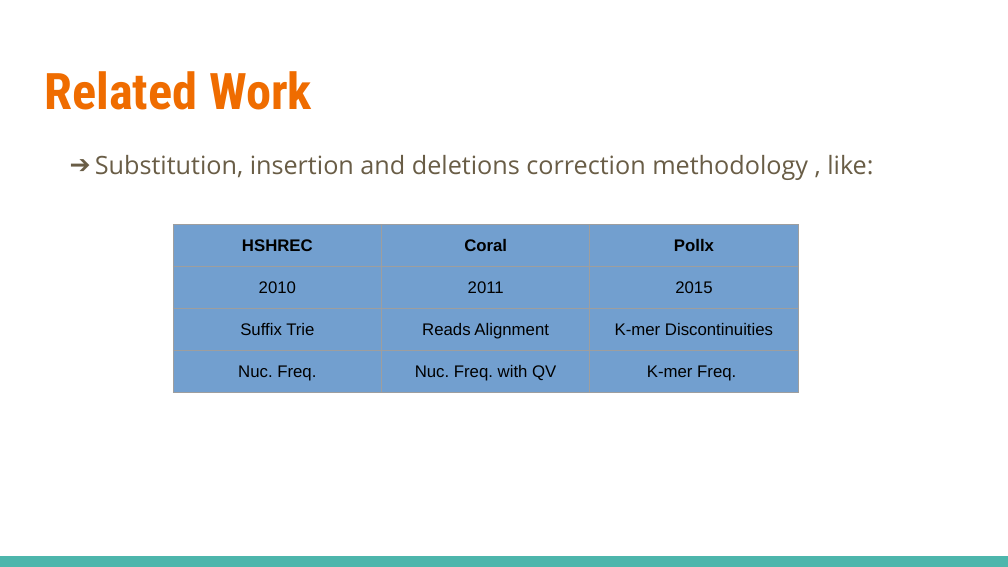
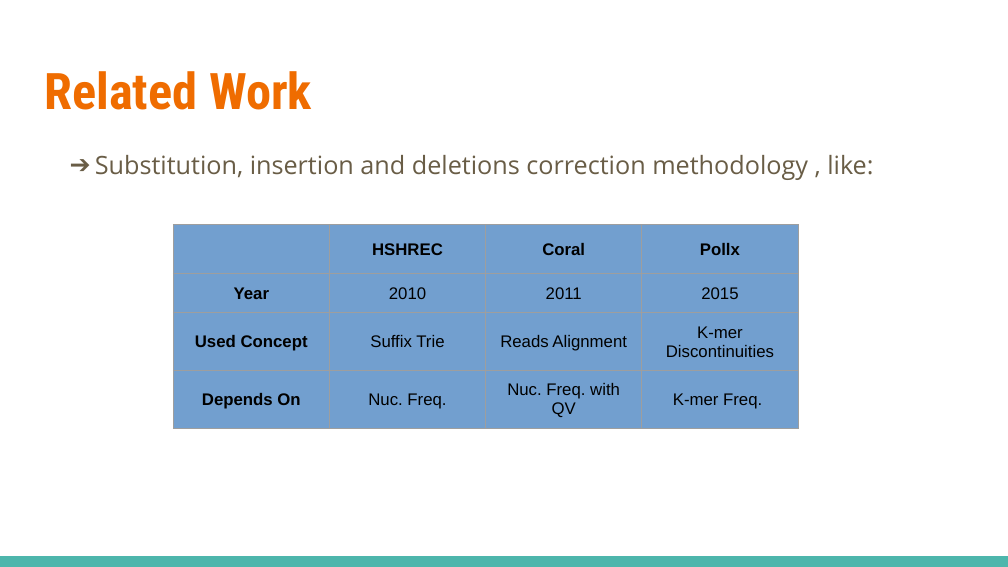
Before and after one commit to salmagomaa/masters-seminar, a slide deck: slide 38 of Presentation/DNA_Seq_Error_Corr_Alg.odp. Drawn at 1008x567 pixels with LibreOffice and Linux fonts; fonts in the diff are those of the drawing. Boxes give left, top, right and bottom in pixels: in the first picture for what was removed or moved away, otherwise in the second. Text is boxed around its words. In the diff, an @@ line names an element or a change of style, - is before the commit and + after.

```diff
--- a/Presentation/DNA_Seq_Error_Corr_Alg.odp
+++ b/Presentation/DNA_Seq_Error_Corr_Alg.odp
@@ table at bbox=[173, 225, 798, 423] @@
+column 1:  | Year | Used Concept | Depends On
```
Also in this commit, not shown: 6 other slides changed, 2 slides added, 12 other files.
